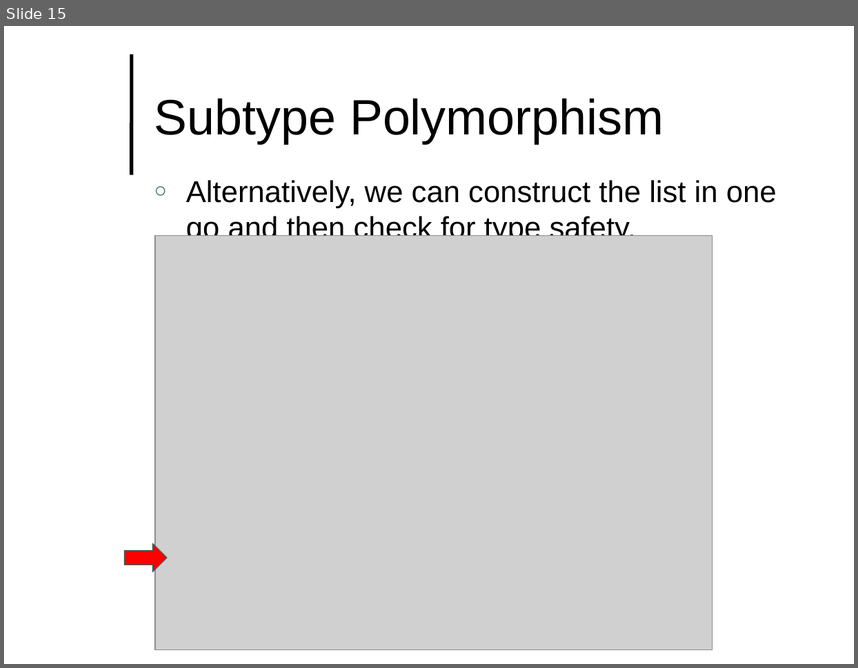
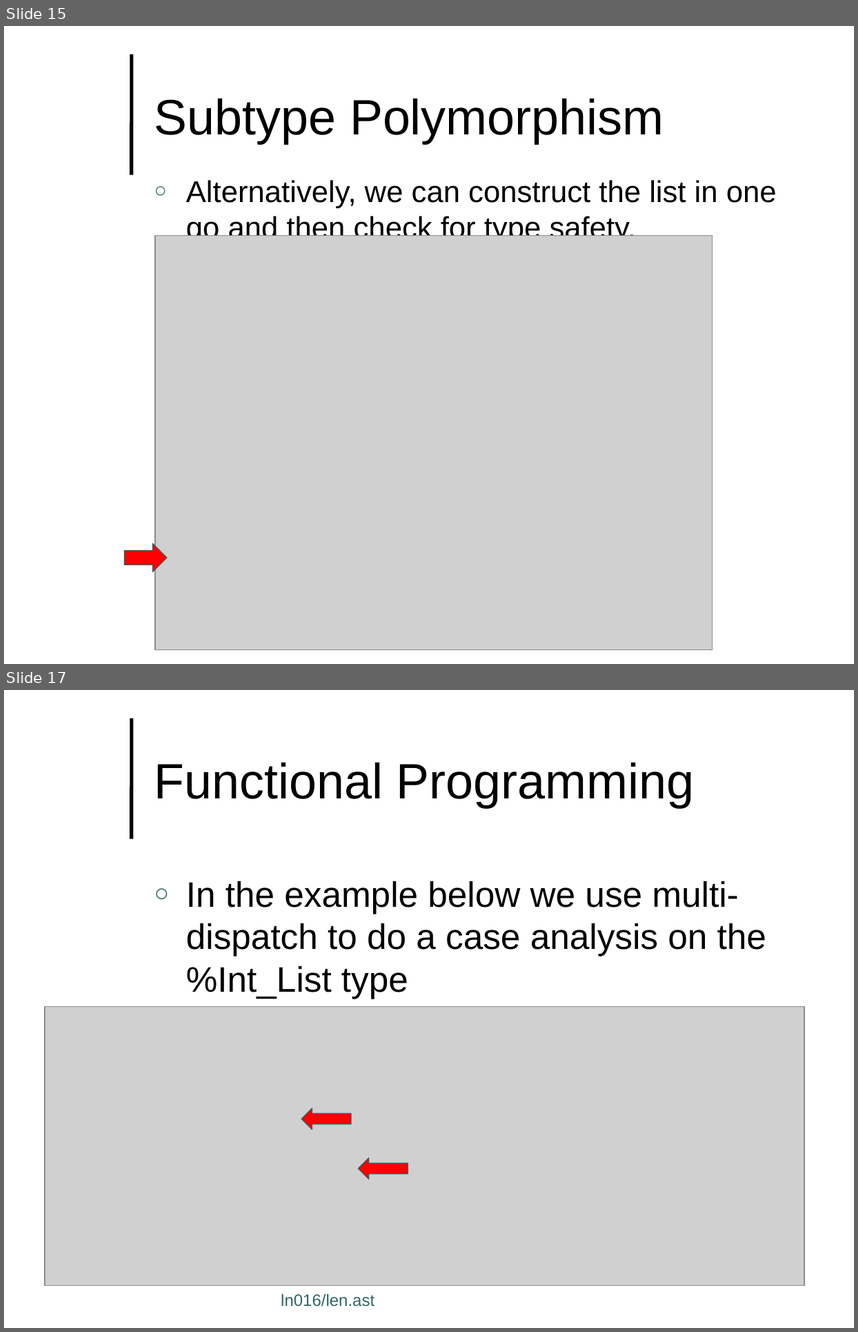
Before and after one commit to lutzhamel/CSC493, a slide deck: notes/csc493-ln016.pptx. Shown one above the other, each under a label of ours: slide 15 before the commit, slides 15 and 17 after it; the slides between them are not shown. The pictures are 858x668 and 858x1332 pixels, drawn with LibreOffice and Linux fonts; fonts in the diff are those of the drawing; grey boxes stand for pictures; background and template pictures are left out. Boxes give left, top, right and bottom in pixels: in the first picture for what was removed or moved away, otherwise in the second. Text is boxed around its words. In the diff, an @@ line names an element or a change of style, - is before the commit and + after.

```diff
--- a/notes/csc493-ln016.pptx
+++ b/notes/csc493-ln016.pptx
@@ slide 17 added at [4, 690, 854, 1328], background #FFFFFF; not listed: 1 template element that a slide beside it also shows @@
@@ title added at [154, 762, 694, 807], 42 pt, text #000000 @@
+Functional Programming
@@ text added at [186, 880, 766, 998], 30 pt, text #000000 @@
+○ In the example below we use multi-dispatch to do a case analysis on the %Int_List type
@@ picture added at [45, 1006, 805, 1285] @@
@@ left arrow added at [301, 1108, 351, 1130], fill #FF0000, outline #336666 0.75 pt @@
@@ left arrow added at [359, 1158, 408, 1179], fill #FF0000, outline #336666 0.75 pt @@
@@ text added at [281, 1293, 375, 1306], 14 pt, text #336666 @@
+ln016/len.ast
```
Also in this commit, not shown: 2 other slides added, 3 other files.
